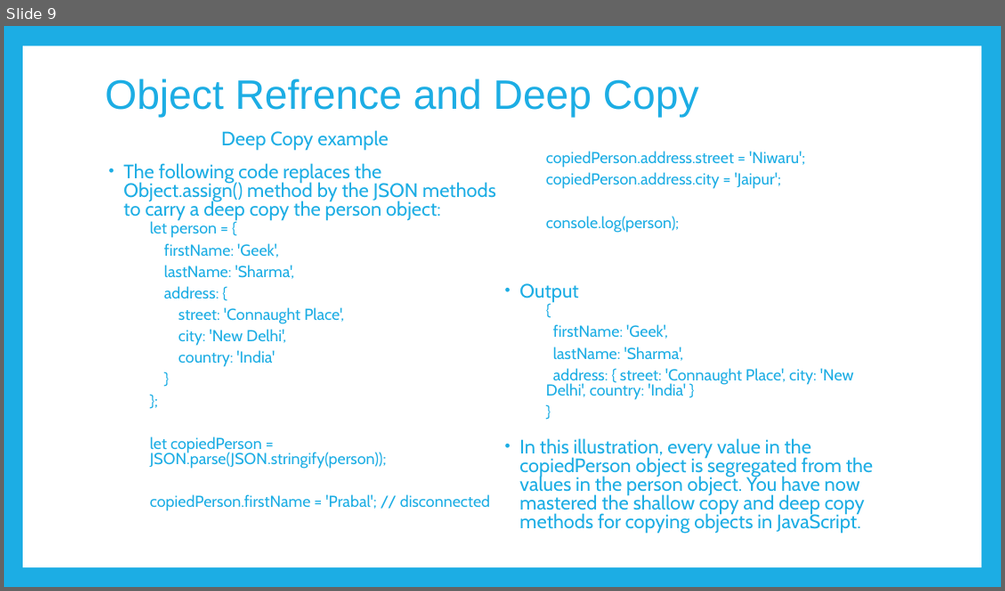
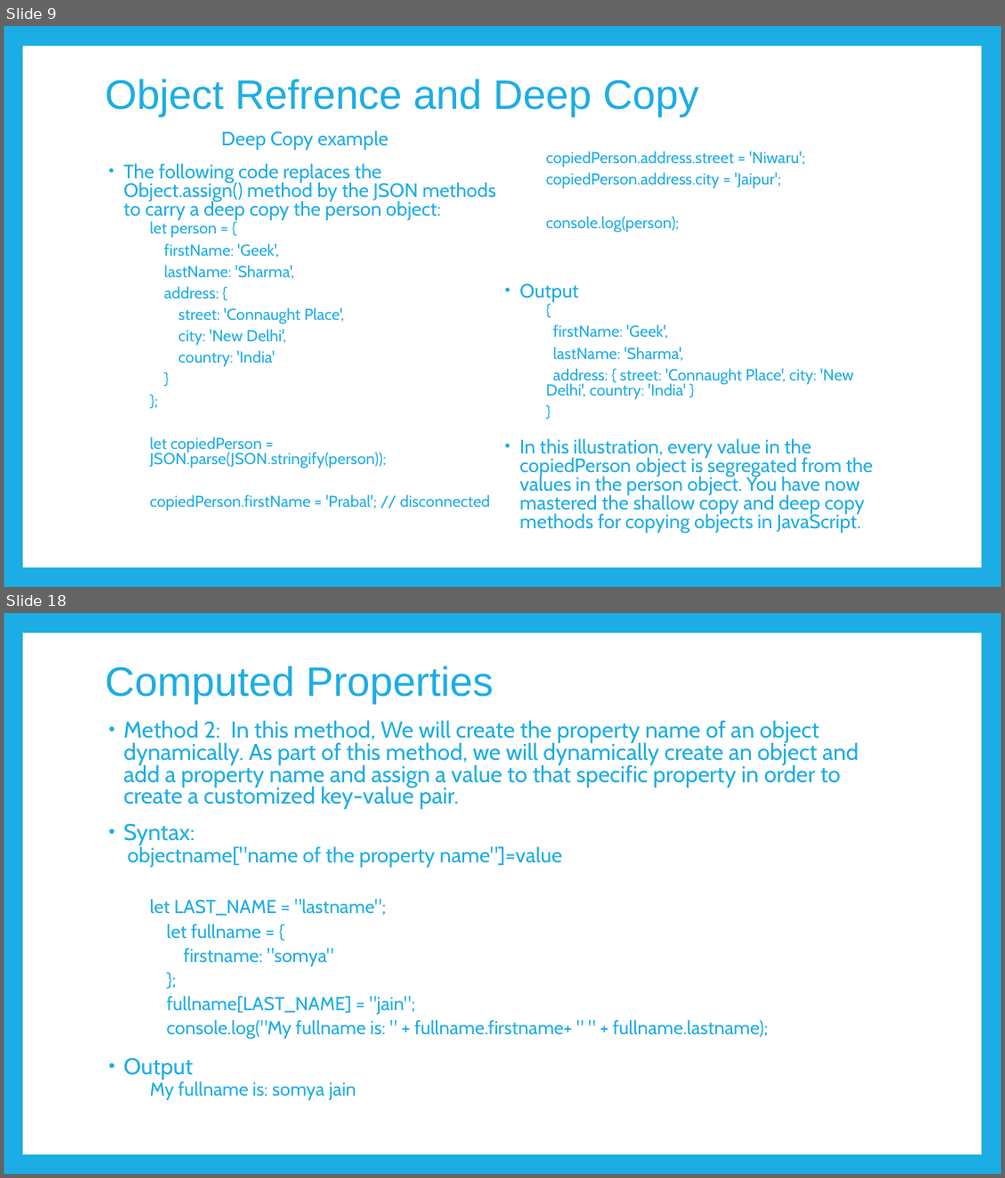
Before and after one commit to PramodJana/JavaScript, a slide deck: GFG JS Course Curriculam/Articles/006 Objects.pptx. Shown one above the other, each under a label of ours: slide 9 before the commit, slides 9 and 18 after it; the slides between them are not shown. The pictures are 1005x591 and 1005x1178 pixels, drawn with LibreOffice and Linux fonts; fonts in the diff are those of the drawing. Boxes give left, top, right and bottom in pixels: in the first picture for what was removed or moved away, otherwise in the second. Text is boxed around its words. In the diff, an @@ line names an element or a change of style, - is before the commit and + after.

```diff
--- a/GFG JS Course Curriculam/Articles/006 Objects.pptx
+++ b/GFG JS Course Curriculam/Articles/006 Objects.pptx
@@ slide 18 added at [4,613,1001,1174], background #1CADE4; not listed: 1 template element that a slide beside it also shows @@
@@ title added at [105,666,493,704], 39.6 pt, text #1CADE4 @@
+Computed Properties
@@ text added at [123,720,858,1100], 22 pt, text #1CADE4 @@
+• Method 2: In this method, We will create the property name of an object dynamically. As part of this method, we will dynamically create an object and add a property name and assign a value to that specific property in order to create a customized key-value pair.
+• Syntax:
+  objectname["name of the property name"]=value
+    let LAST_NAME = "lastname";
+    let fullname = {
+    firstname: "somya"
+    };
+    fullname[LAST_NAME] = "jain";
+    console.log("My fullname is: " + fullname.firstname+ " " + fullname.lastname);
+• Output
+    My fullname is: somya jain
```
Also in this commit, not shown: 8 other slides added, 9 slides removed.
